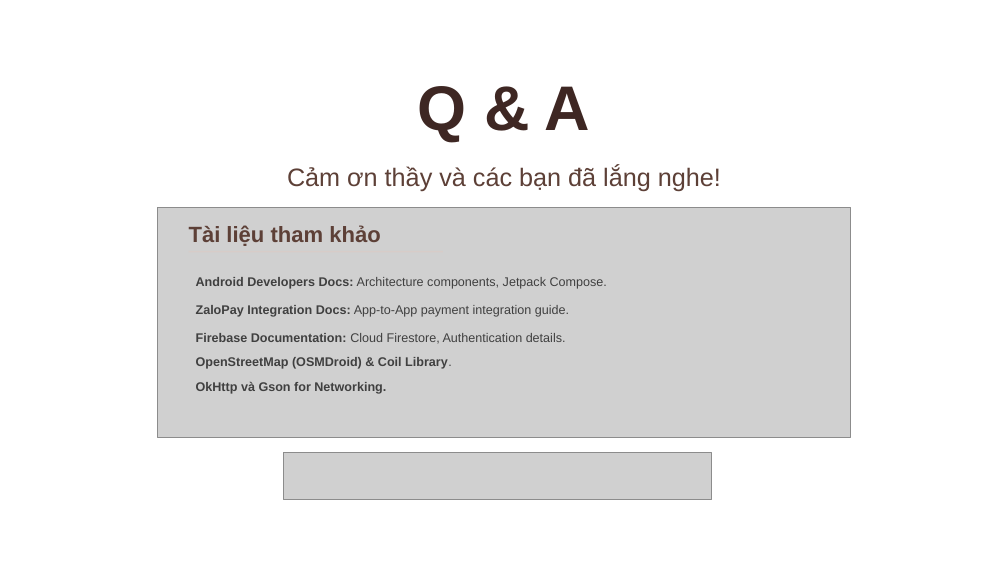
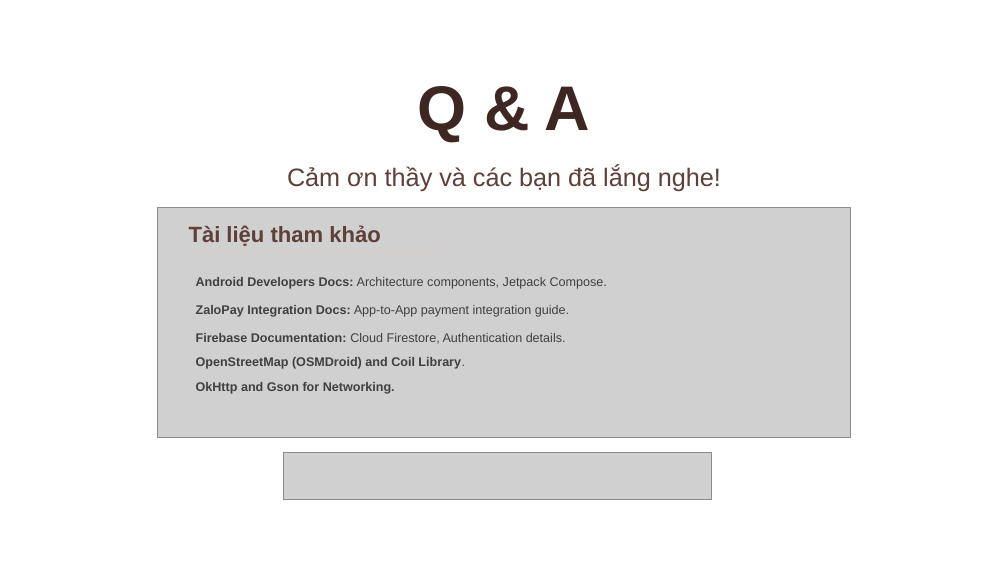
Before and after one commit to MinhHai2906/Group-LTTBD-, a slide deck: slide 12 of SlideNhom7.pptx (slide 11 before the commit). Drawn at 1008x567 pixels with LibreOffice and Linux fonts; fonts in the diff are those of the drawing; grey boxes stand for pictures; background and template pictures are left out. Boxes give left, top, right and bottom in pixels: in the first picture for what was removed or moved away, otherwise in the second. Text is boxed around its words. In the diff, an @@ line names an element or a change of style, - is before the commit and + after.

```diff
--- a/SlideNhom7.pptx
+++ b/SlideNhom7.pptx
@@ text at bbox=[196, 357, 465, 394]: text changed @@
-OpenStreetMap (OSMDroid) & Coil Library.
-OkHttp và Gson for Networking.
+OpenStreetMap (OSMDroid) and Coil Library.
+OkHttp and Gson for Networking.
```
Also in this commit, not shown: 4 other slides changed, 2 slides added, 1 slide removed, 6 other files.
